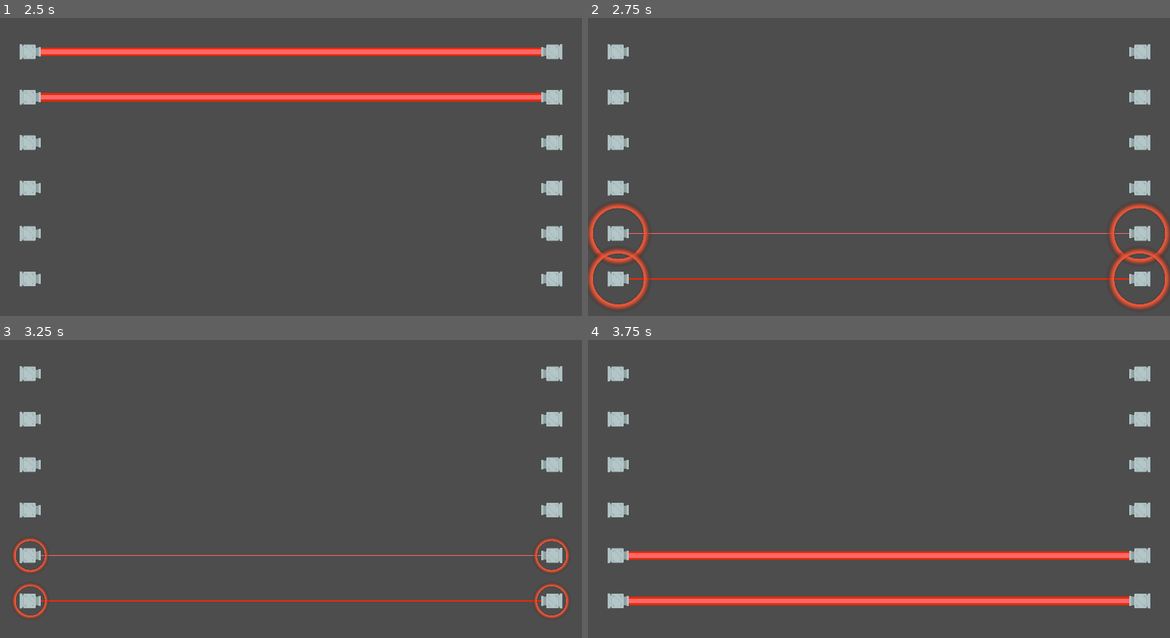
Above: before the commit, frames 1-4 (two rows, left to right).
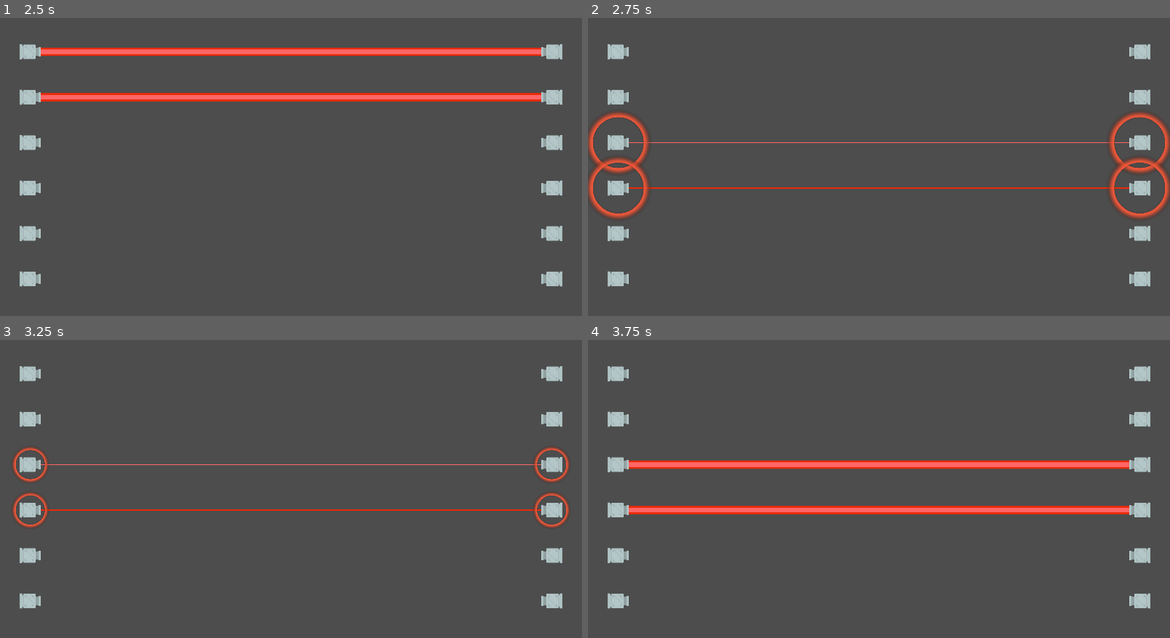
Above: after the commit, the same moments.

Repository: tumatihub/jetpack
Game: Godot game, scene res://obstacles/lasers_trap/lasers_trap.tscn
The game is run twice, just before and just after one commit, with the same random seed, the same clock (stepped at 60 frames per second) and the same inputs. This scene is started directly instead of the project's main scene.
Inputs:
- Up to frame 1 (2.5 s): hold Space (thrust) 0.53-1.28 s; hold Space (thrust) from 2.03 s (still down)
- Up to frame 2 (2.75 s): keep holding Space (thrust)
- Up to frame 3 (3.25 s): keep holding Space (thrust)
- Up to frame 4 (3.75 s): release Space (thrust) at 3.53 s

Frame 1 is identical in both runs. In frame 2, 5.4% of the frame differs, in the area x 0-100%, y 31-98%; in frame 3, 2.7%; in frame 4, 9.6%, in the area x 7-93%, y 40-90%.

Commit message:
Random shoot groups order for laser trap

Diff:
--- a/obstacles/lasers_trap/lasers_trap.gd
+++ b/obstacles/lasers_trap/lasers_trap.gd
@@ -21,6 +21,7 @@
 	return group
 
 func _start_shooting() -> void:
+	_shoot_groups.shuffle()
 	for g in _shoot_groups:
 		for idx in g.traps:
 			_laser_traps[idx].shoot()
